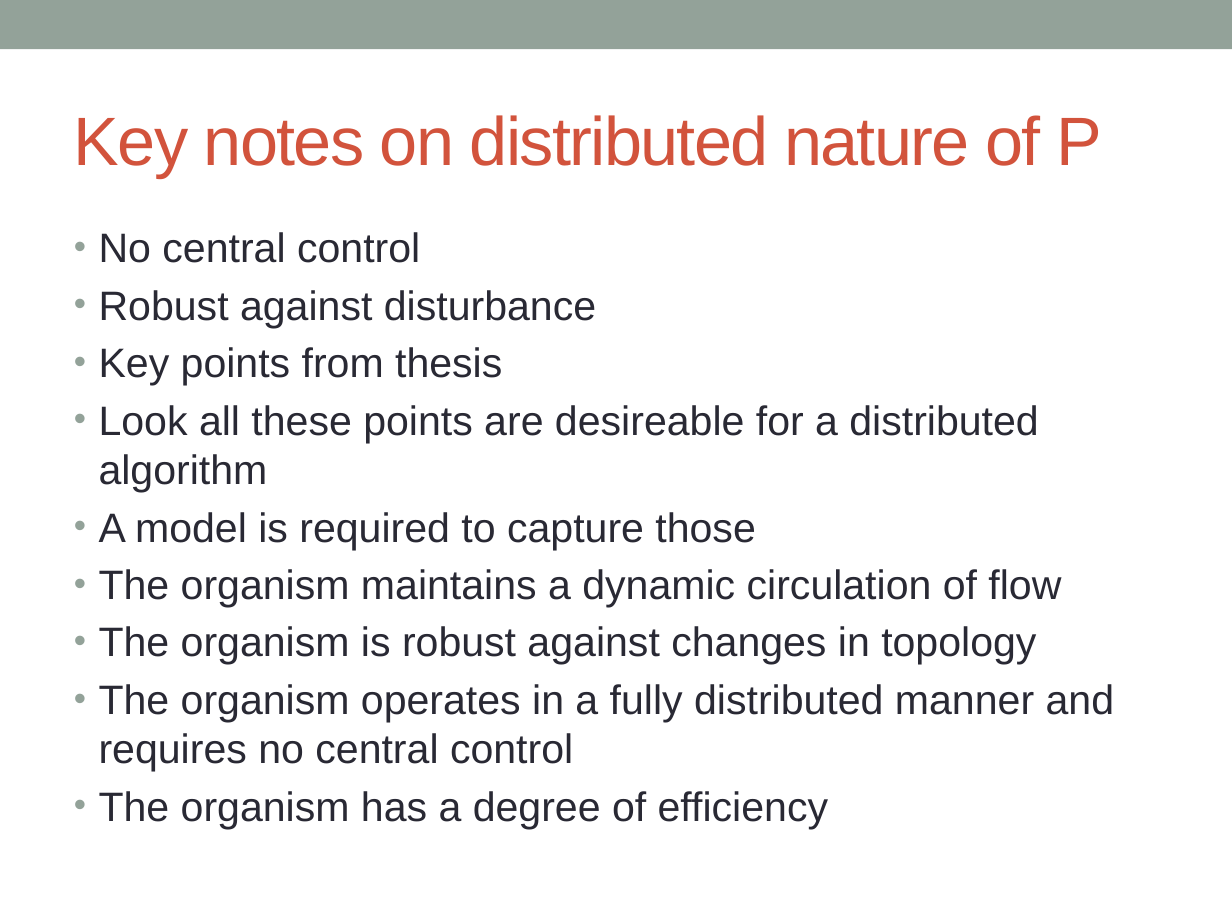
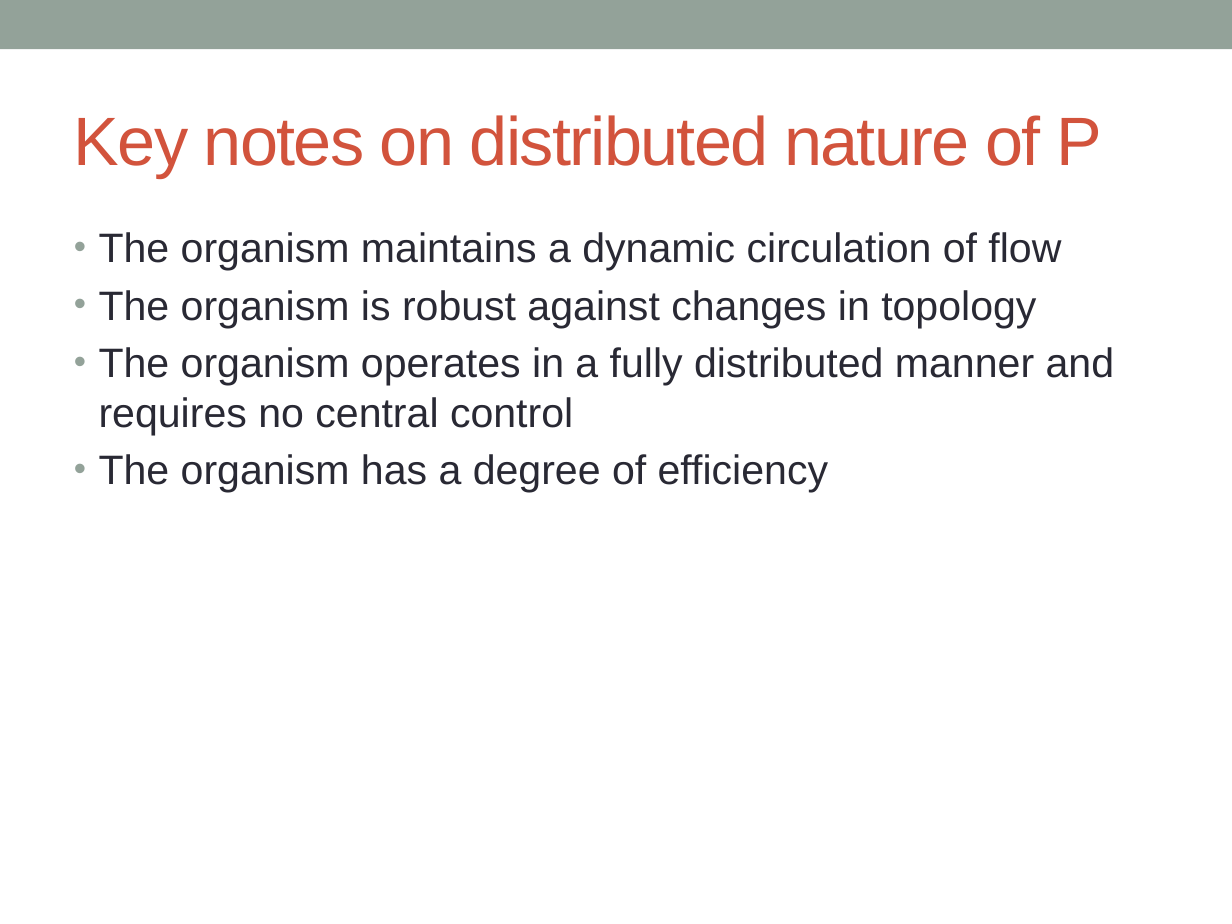
Before and after one commit to 05dirnbe/defense, a slide deck: slide 15 of draft.pptx. Drawn at 1232x924 pixels with LibreOffice and Linux fonts; fonts in the diff are those of the drawing. Boxes give left, top, right and bottom in pixels: in the first picture for what was removed or moved away, otherwise in the second. Text is boxed around its words. In the diff, an @@ line names an element or a change of style, - is before the commit and + after.

```diff
--- a/draft.pptx
+++ b/draft.pptx
@@ text at [99, 232, 1038, 550]: paragraphs removed @@
-• No central control
-• Robust against disturbance
-• Key points from thesis
-• Look all these points are desireable for a distributed algorithm
-• A model is required to capture those
```
Also in this commit, not shown: 2 other slides changed, 4 slides added, 1 slide removed.
